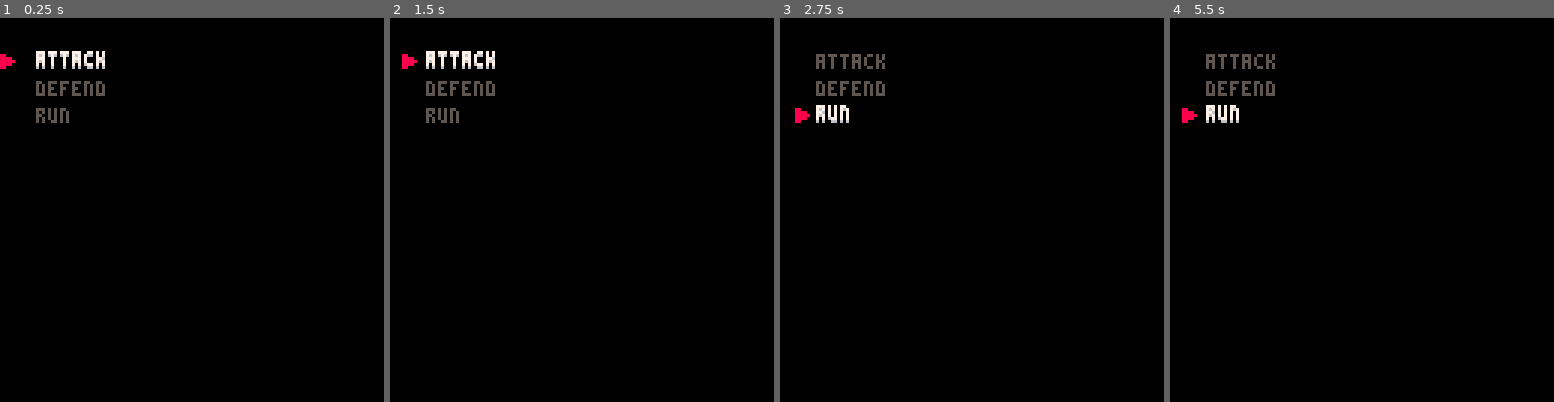
Above: before the commit, frames 1-4 (left to right).
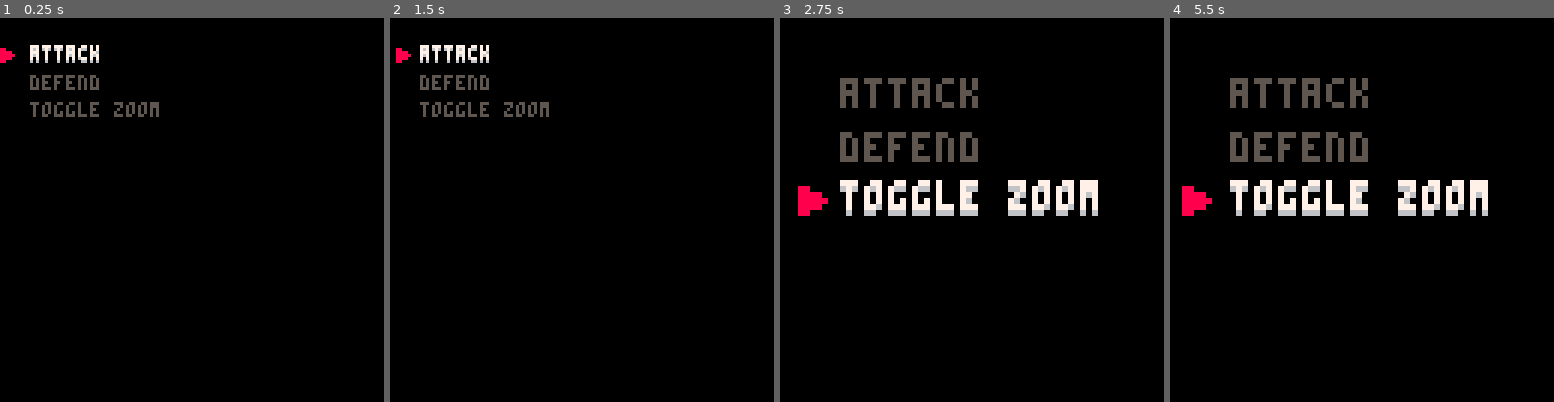
Above: after the commit, the same moments.

Repository: ItsSeaJay/cattle
Game: PICO-8 cartridge cattle.p8
Same seed, same stepped clock (60 frames per second), same inputs: the game is played once before the commit and once after it.
Inputs:
- Up to frame 1 (0.25 s): no input
- Up to frame 2 (1.5 s): tap O (Z key) at 0.7 s
- Up to frame 3 (2.75 s): tap O (Z key) at 1.7, 2.1, 2.5 s; hold Up 2.15-2.42 s
- Up to frame 4 (5.5 s): tap O (Z key) every 0.4 s from 2.9 to 5.3 s; hold Down 3.63-3.97 s; hold Up 4.73-5.03 s

The runs differ from the first frame. In frame 1, 2.0% of the frame differs, in the area x 0-42%, y 7-28%; in frame 2, 2.0%; in frame 3, 7.3%, in the area x 3-83%, y 9-52%; in frame 4, 7.3%.

Commit message:
Options can now be used

Diff:
--- a/cattle.p8
+++ b/cattle.p8
@@ -4,40 +4,50 @@
 
 turn = 1
 text_height = 5
-margin = 12
+margin = 10
 padding = 4
-options = {
-  {
-    name = "attack",
-    use = function (target)
-      -- body
-    end
-  },
-  {
-    name = "defend",
-    use = function (target)
-      -- body
-    end
-  },
-  {
-    name = "run",
-    use = function (target)
-      -- body
-    end
+menus = {
+  main = {
+    options = {
+      {
+        name = "attack",
+        use = function (target)
+          -- body
+        end
+      },
+      {
+        name = "defend",
+        use = function (target)
+          -- body
+        end
+      },
+      {
+        name = "toggle zoom",
+        use = function (target)
+          if peek(0x5f2c) == 3 then
+            poke(0x5f2c, 0)
+          else
+            poke(0x5f2c, 3)
+          end
+        end
+      }
+    }
   }
 }
+options = menus.main.options
 cursor = {
   selection = 1,
   draw = function ()
-    local offset = wave() * 3 + 3
+    local offset = wave(2) + 2
     local location = (cursor.selection * (text_height + padding)) - (text_height + padding)
 
     -- show the cursor based on the current selection
     spr(1, offset, margin + location)
   end
 }
-width = 128
-height = width
+screen = {
+  size = 128
+}
 
 function _init()
   -- body
@@ -60,6 +70,10 @@
     else
       cursor.selection = cursor.selection + 1
     end
+  end
+
+  if btnp(🅾️) then
+    options[cursor.selection].use()
   end
 end
 
@@ -88,8 +102,8 @@
 
 -->8
 
-function wave()
-  return sin(time())
+function wave(height)
+  return sin(time()) * height
 end
 __gfx__
 00000000880000000000000000000000000000000000000000000000000000000000000000000000000000000000000000000000000000000000000000000000
